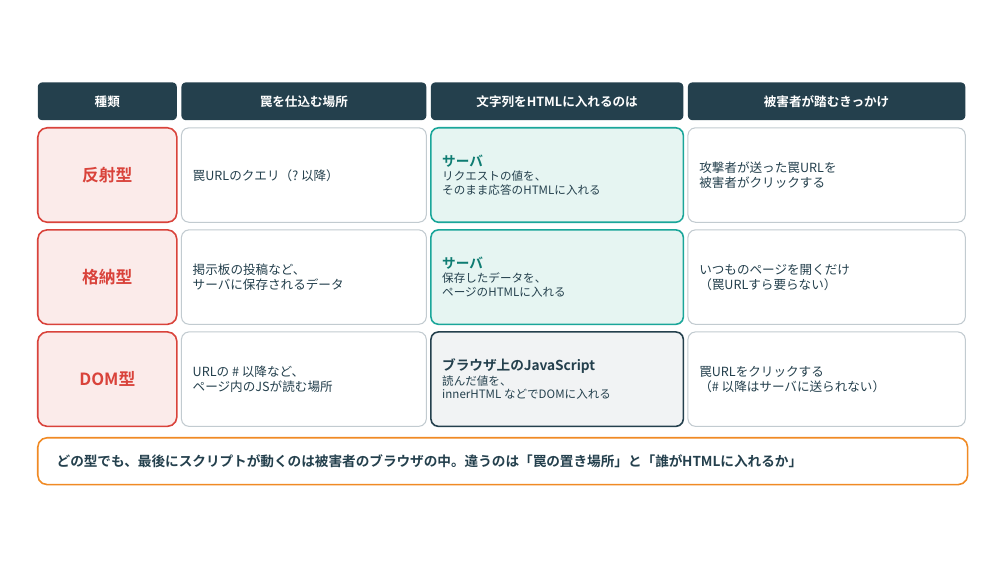
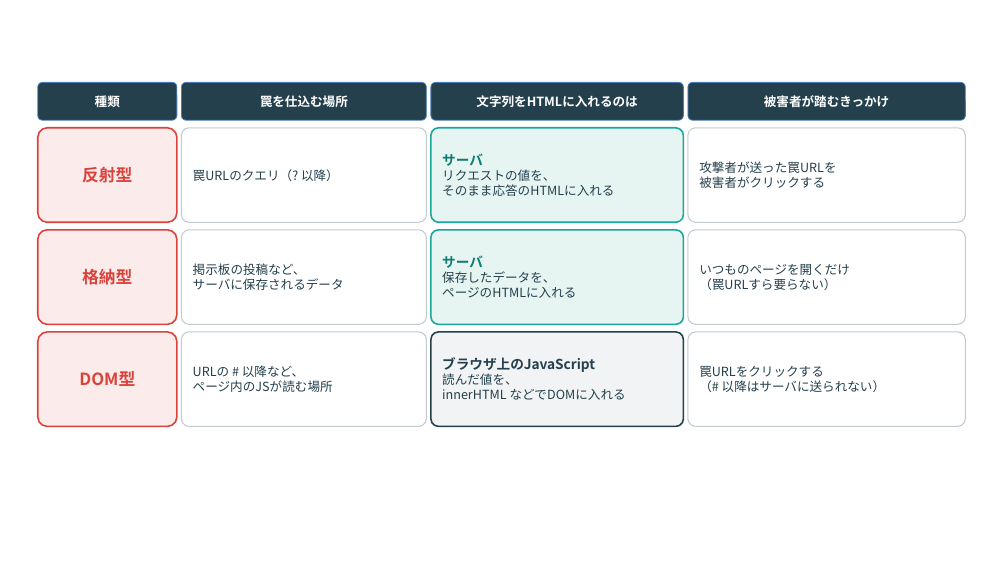
Before and after one commit to nico0748/tech-boosters, a slide deck: slide 2 of deep-dive/drafts/no.1-xss/image/HTMLパーサ図.pptx. Drawn at 1008x567 pixels with LibreOffice and Linux fonts; fonts in the diff are those of the drawing. Boxes give left, top, right and bottom in pixels: in the first picture for what was removed or moved away, otherwise in the second. Text is boxed around its words. In the diff, an @@ line names an element or a change of style, - is before the commit and + after.

```diff
--- a/deep-dive/drafts/no.1-xss/image/HTMLパーサ図.pptx
+++ b/deep-dive/drafts/no.1-xss/image/HTMLパーサ図.pptx
@@ text at [442, 169, 614, 196]: size 11 to 12 pt in "リクエストの値を、", "そのまま応答のHTMLに入れる" @@
@@ text at [442, 271, 576, 298]: size 11 to 12 pt in "保存したデータを、", "ページのHTMLに入れる" @@
@@ text at [442, 373, 626, 400]: size 11 to 12 pt in "読んだ値を、", "innerHTML などでDOMに入れる" @@
@@ rounded rectangle removed at [38, 438, 968, 485] @@
@@ text removed at [57, 454, 803, 468] @@
-どの型でも、最後にスクリプトが動くのは被害者のブラウザの中。違うのは「罠の置き場所」と「誰がHTMLに入れるか」
```
Also in this commit, not shown: 9 other slides changed, 13 other files.
